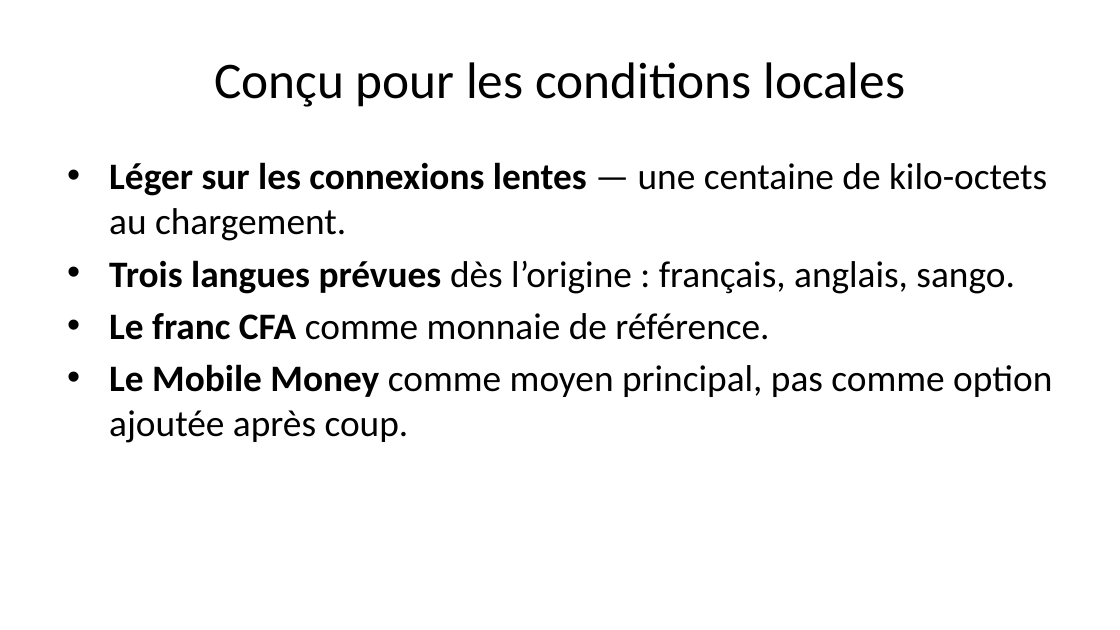
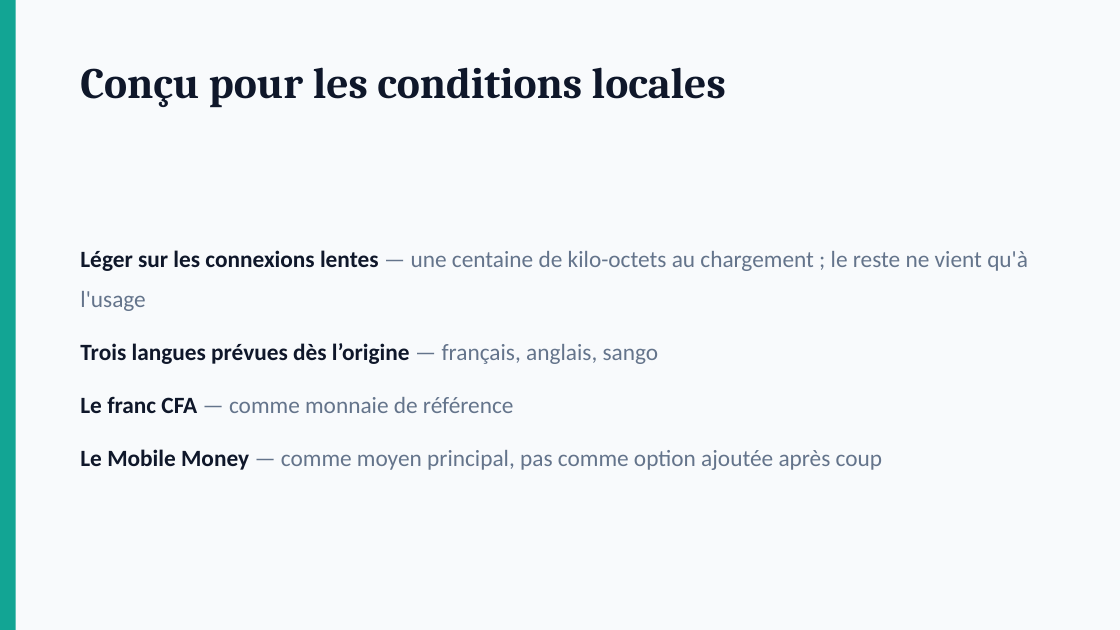
Before and after one commit to Dominique-BRIA/garah, a slide deck: slide 22 of docs/presentation/GARAH-presentation.pptx (slide 23 before the commit). Drawn at 1120x630 pixels with LibreOffice and Linux fonts; fonts in the diff are those of the drawing. Boxes give left, top, right and bottom in pixels: in the first picture for what was removed or moved away, otherwise in the second. Text is boxed around its words. In the diff, an @@ line names an element or a change of style, - is before the commit and + after.

```diff
--- a/docs/presentation/GARAH-presentation.pptx
+++ b/docs/presentation/GARAH-presentation.pptx
@@ background #FFFFFF to #F8FAFC @@
@@ rectangle added at [0,0,16,629], fill #12A594 @@
@@ text "Conçu pour les conditions locales": place and size @@
-text "Conçu pour les conditions locales" at [214,62,905,107]
+text "Conçu pour les conditions locales" at [80,67,726,108]
@@ text "Conçu pour les conditions locales" at [80,67,726,108]: size 33 to 28 pt, font Calibri to Cambria, text colour #000000 to #0F172A, bold on; alignment centre to left @@
@@ text "Léger sur les connexions lentes ..." at [80,250,1028,470]: vertical alignment top to middle @@
@@ text at [80,250,1028,470]: text changed; size 24 to 15 pt; text colour #000000 to #64748B @@
-• Léger sur les connexions lentes — une centaine de kilo-octets au chargement.
-• Trois langues prévues dès l’origine : français, anglais, sango.
-• Le franc CFA comme monnaie de référence.
-• Le Mobile Money comme moyen principal, pas comme option ajoutée après coup.
+▪ Léger sur les connexions lentes — une centaine de kilo-octets au chargement ; le reste ne vient qu'à l'usage
+Trois langues prévues dès l’origine — français, anglais, sango
+Le franc CFA — comme monnaie de référence
+Le Mobile Money — comme moyen principal, pas comme option ajoutée après coup
```
Also in this commit, not shown: 22 other slides changed, 11 slides added, 13 slides removed, 3 other files.
